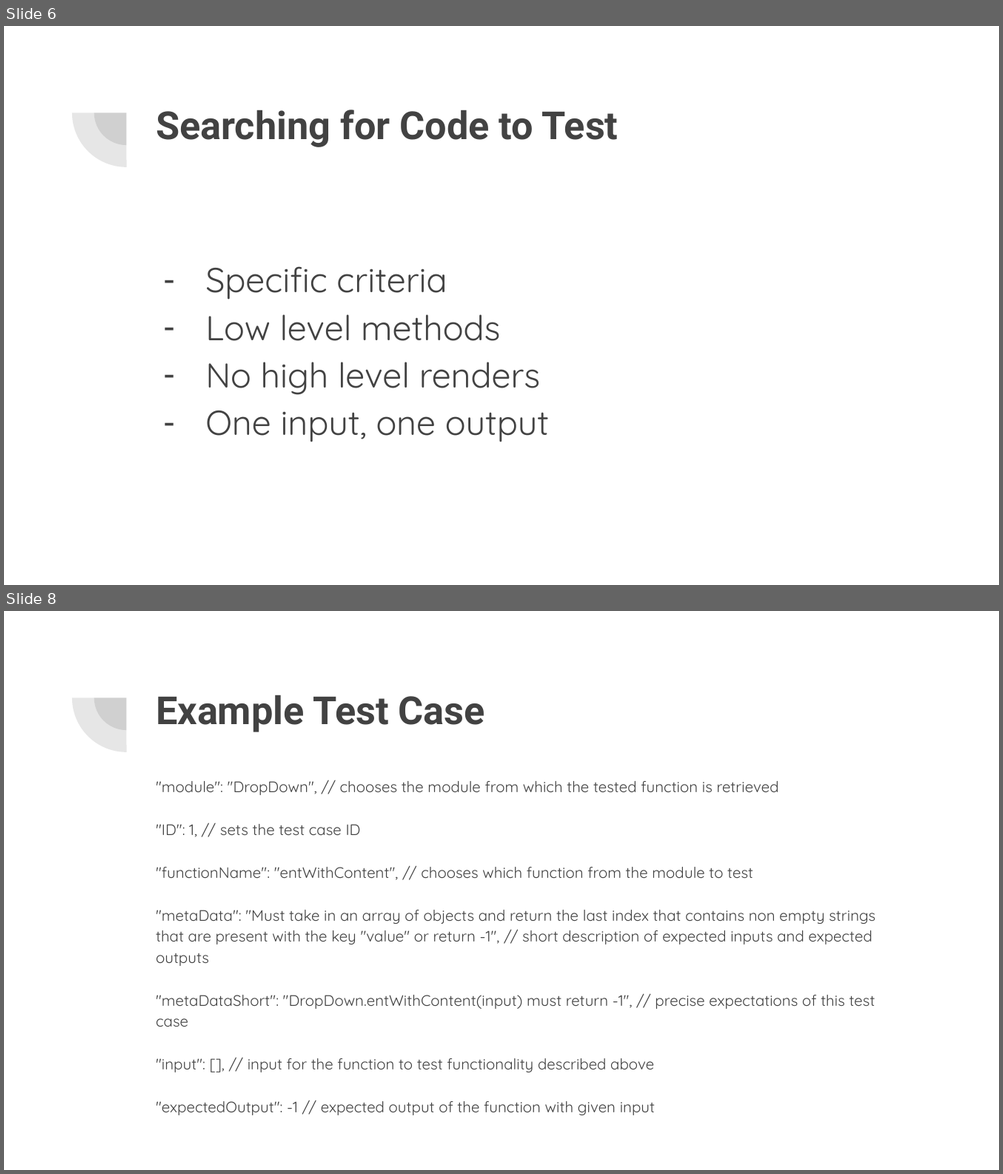
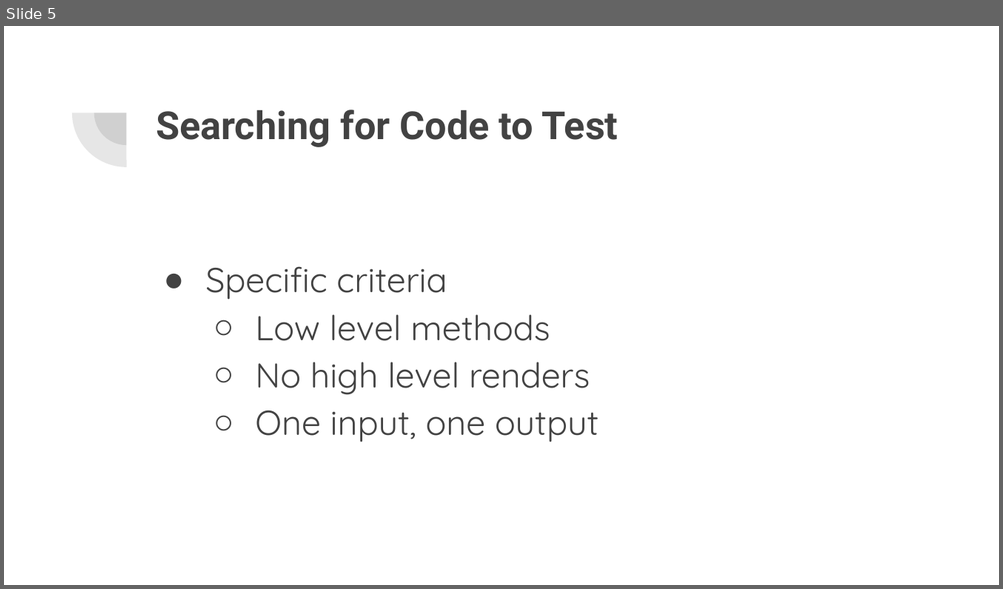
Before and after one commit to csci-362-01-2020/Best-Team, a slide deck: Best-Team_presentation.pptx. Shown one above the other, each under a label of ours: slides 6 and 8 before the commit, slide 5 after it; the slides between them are not shown. The pictures are 1003x1174 and 1003x589 pixels, drawn with LibreOffice and Linux fonts; fonts in the diff are those of the drawing. Boxes give left, top, right and bottom in pixels: in the first picture for what was removed or moved away, otherwise in the second. Text is boxed around its words. In the diff, an @@ line names an element or a change of style, - is before the commit and + after.

```diff
--- a/Best-Team_presentation.pptx
+++ b/Best-Team_presentation.pptx
@@ slide 8 removed at (4, 611, 999, 1170), background #FFFFFF; not listed: 2 template elements that a slide beside it also shows @@
@@ title removed at (156, 695, 485, 732) @@
-Example Test Case
@@ text removed at (156, 781, 875, 1113) @@
-"module": "DropDown", // chooses the module from which the tested function is retrieved
-"ID": 1, // sets the test case ID
-"functionName": "entWithContent", // chooses which function from the module to test
-"metaData": "Must take in an array of objects and return the last index that contains non empty strings that are present with the key "value" or return -1", // short description of expected inputs and expected outputs
-"metaDataShort": "DropDown.entWithContent(input) must return -1", // precise expectations of this test case
-"input": [], // input for the function to test functionality described above
-"expectedOutput": -1 // expected output of the function with given input
@@ what was slide 6 is now slide 5 @@
@@ slide 5 changed as well @@
@@ text "Specific criteria" at (205, 266, 598, 443): bullet - to ●; bullet - to ○; list level 1 to 2 in "Low level methods"; list level 1 to 2 in "No high level renders"; list level 1 to 2 in "One input, one output" @@
```
Also in this commit, not shown: 7 other slides changed, 8 slides added, 4 other slides removed.
